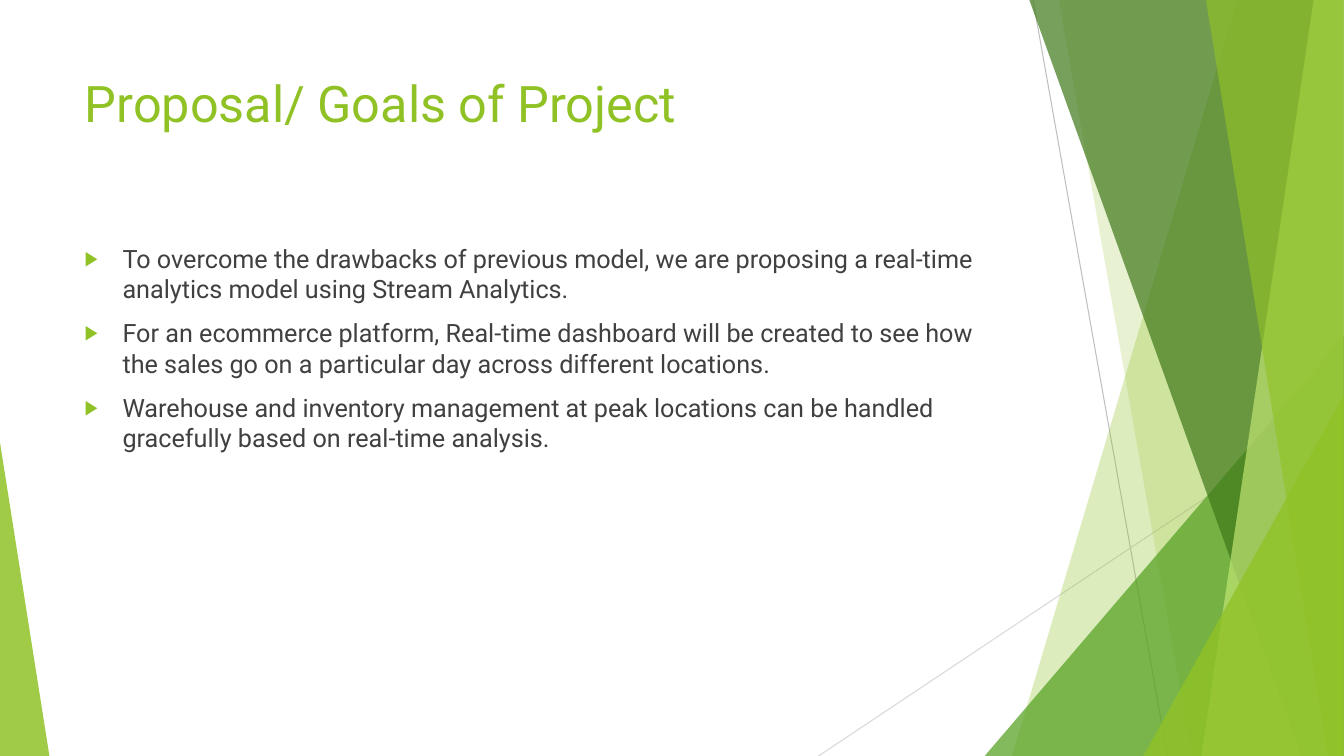
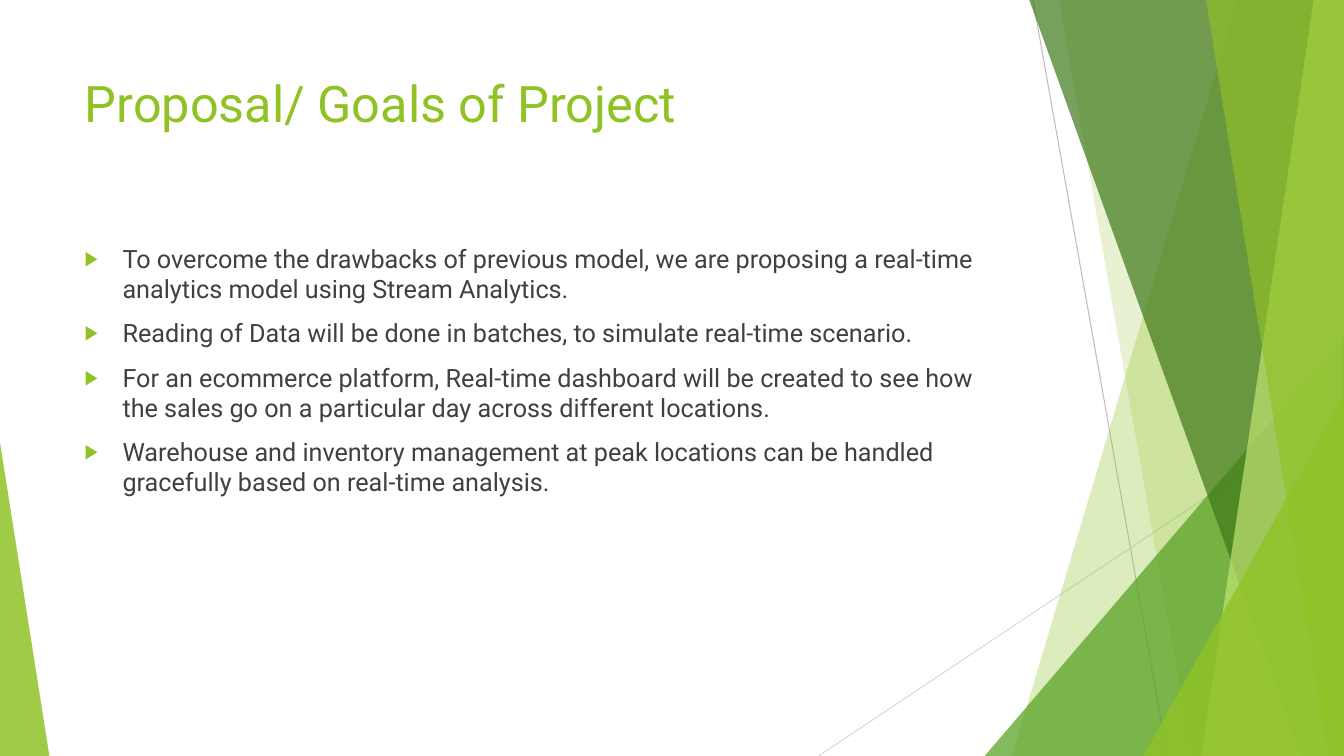
Before and after one commit to yingy4/CSYE7200_Scala_Project_Team4, a slide deck: slide 3 of PlanningPresentation.pptx. Drawn at 1344x756 pixels with LibreOffice and Linux fonts; fonts in the diff are those of the drawing. Boxes give left, top, right and bottom in pixels: in the first picture for what was removed or moved away, otherwise in the second. Text is boxed around its words. In the diff, an @@ line names an element or a change of style, - is before the commit and + after.

```diff
--- a/PlanningPresentation.pptx
+++ b/PlanningPresentation.pptx
@@ text at (x1=123, y1=323, x2=912, y2=348): paragraph added @@
+▶ Reading of Data will be done in batches, to simulate real-time scenario.
```
Also in this commit, not shown: 3 other slides changed.
